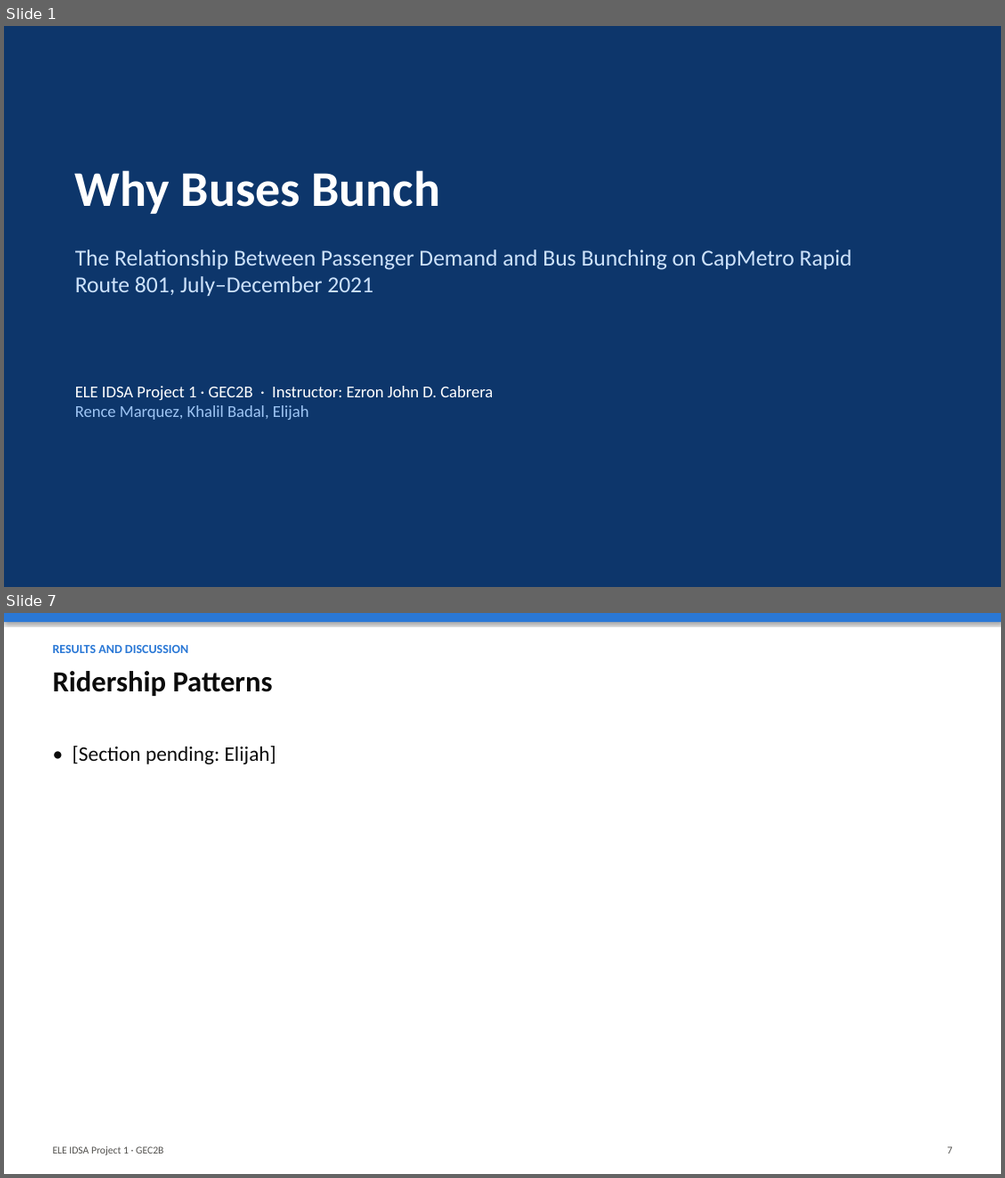
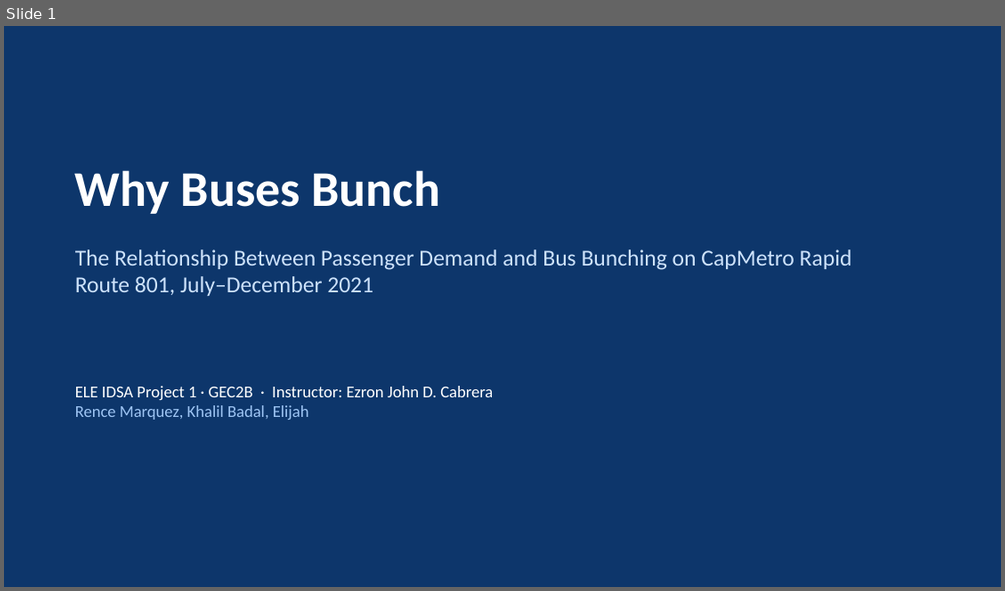
Before and after one commit to RJL-Marquez/ELE-IDSA-PROJECT-1, a slide deck: report/output/ELE_IDSA_Project1_Slides.pptx. Shown one above the other, each under a label of ours: slides 1 and 7 before the commit, slide 1 after it; the slides between them are not shown. The pictures are 1005x1178 and 1005x591 pixels, drawn with LibreOffice and Linux fonts; fonts in the diff are those of the drawing. Boxes give left, top, right and bottom in pixels: in the first picture for what was removed or moved away, otherwise in the second. Text is boxed around its words. In the diff, an @@ line names an element or a change of style, - is before the commit and + after.

```diff
--- a/report/output/ELE_IDSA_Project1_Slides.pptx
+++ b/report/output/ELE_IDSA_Project1_Slides.pptx
@@ slide 7 removed at (4,613,1001,1174), background #FFFFFF @@
@@ rectangle removed at (4,613,1001,622) @@
@@ text removed at (53,645,188,653) @@
-RESULTS AND DISCUSSION
@@ text removed at (53,671,273,696) @@
-Ridership Patterns
@@ text removed at (73,746,276,764) @@
-• [Section pending: Elijah]
@@ text removed at (53,1146,163,1155) @@
-ELE IDSA Project 1 · GEC2B
@@ text removed at (947,1146,953,1153) @@
-7
```
Also in this commit, not shown: 14 slides changed, 4 slides added, 1 other slide removed, 19 other files.
